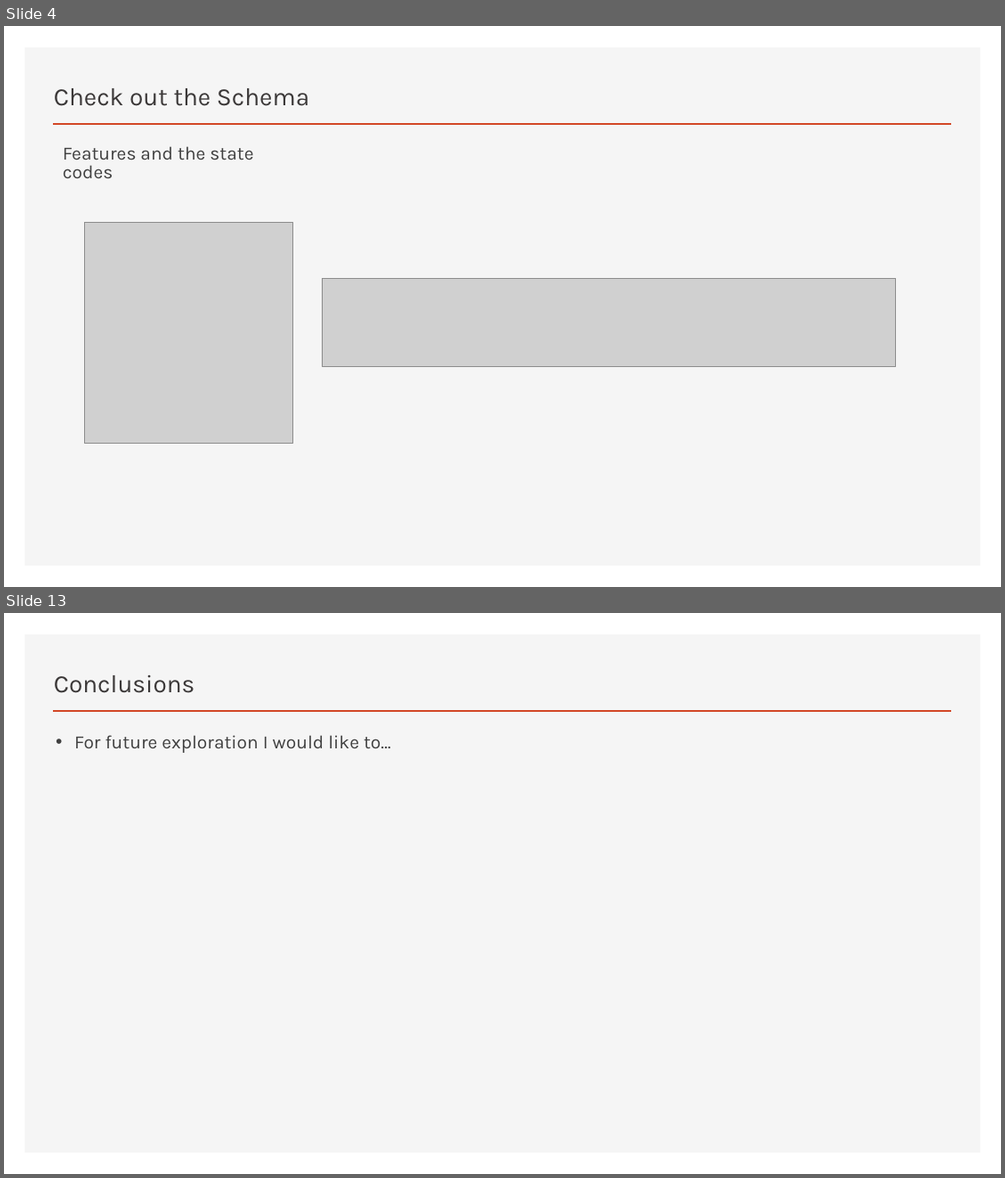
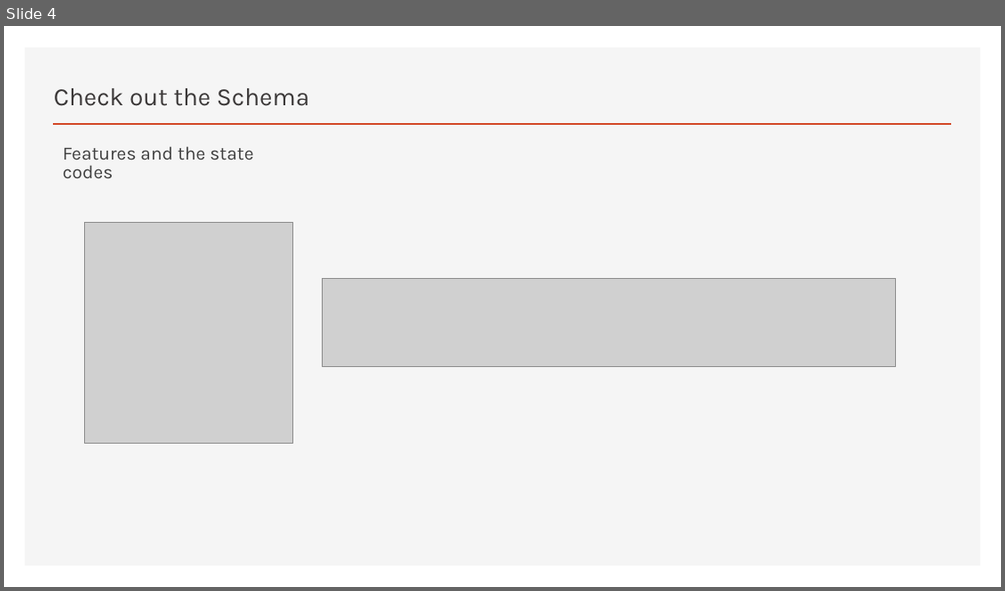
Before and after one commit to damuakula/FinalProject, a slide deck: PyschRegionsUS.pptx. Shown one above the other, each under a label of ours: slides 4 and 13 before the commit, slide 4 after it; the slides between them are not shown. The pictures are 1005x1178 and 1005x591 pixels, drawn with LibreOffice and Linux fonts; fonts in the diff are those of the drawing; grey boxes stand for pictures. Boxes give left, top, right and bottom in pixels: in the first picture for what was removed or moved away, otherwise in the second. Text is boxed around its words. In the diff, an @@ line names an element or a change of style, - is before the commit and + after.

```diff
--- a/PyschRegionsUS.pptx
+++ b/PyschRegionsUS.pptx
@@ slide 13 removed at (4,613,1001,1174), background #FFFFFF; not listed: 2 template elements that a slide beside it also shows @@
@@ text removed at (54,675,195,693) @@
-Conclusions
@@ text removed at (74,735,391,753) @@
-• For future exploration I would like to…
```
Also in this commit, not shown: 10 slides changed, 1 other file.
